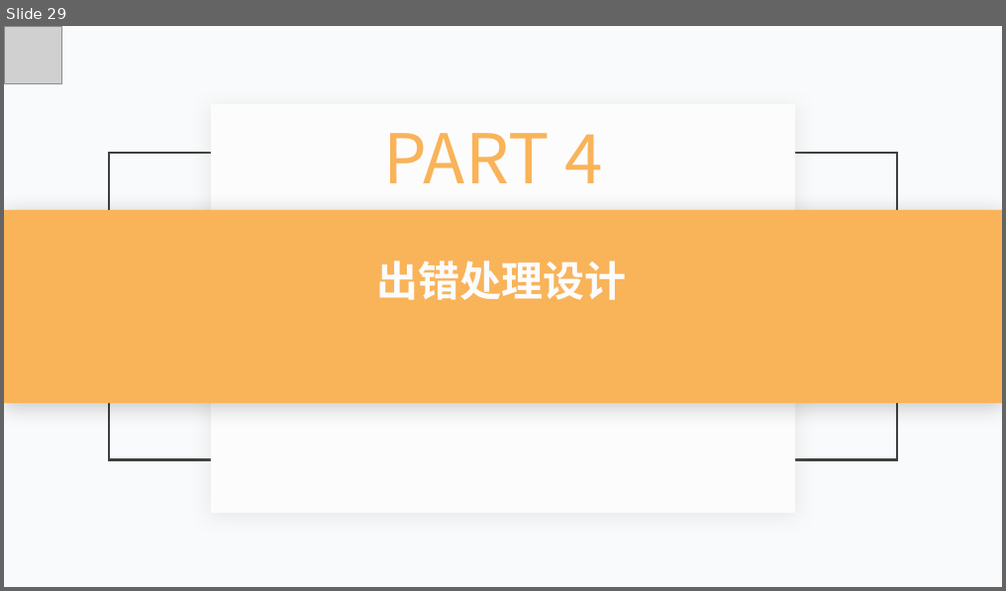
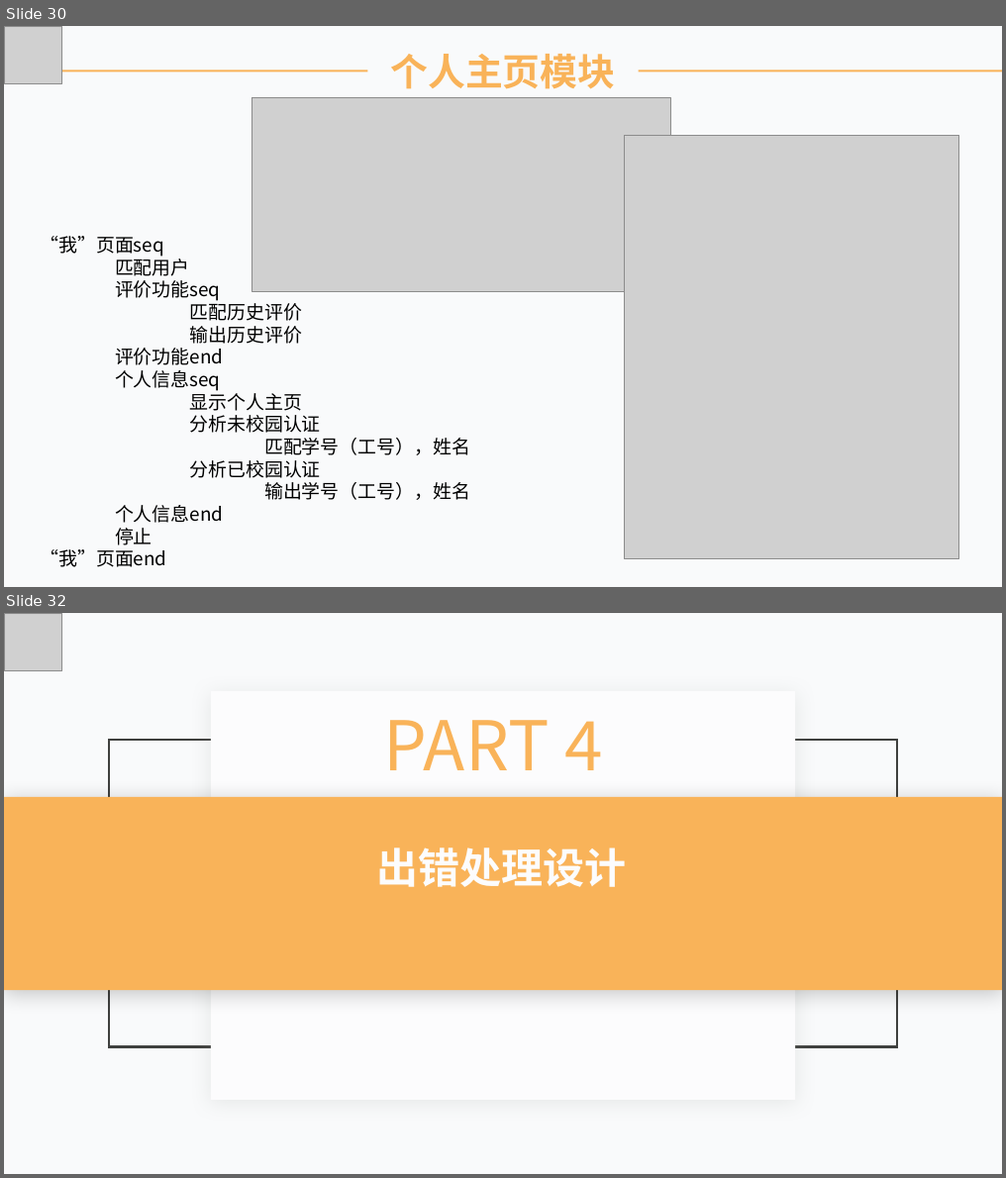
Before and after one commit to lorenzoyoung/ZUCC-Lazy-Bone, a slide deck: 评审PPT/SE2019春-G11-总体设计+详细设计/SE2019春-G11-软件总体+详细设计PPT.pptx. Shown one above the other, each under a label of ours: slide 29 before the commit, slides 30 and 32 after it; the slides between them are not shown. The pictures are 1006x591 and 1006x1178 pixels, drawn with LibreOffice and Linux fonts; fonts in the diff are those of the drawing; grey boxes stand for pictures. Boxes give left, top, right and bottom in pixels: in the first picture for what was removed or moved away, otherwise in the second. Text is boxed around its words. In the diff, an @@ line names an element or a change of style, - is before the commit and + after.

```diff
--- a/评审PPT/SE2019春-G11-总体设计+详细设计/SE2019春-G11-软件总体+详细设计PPT.pptx
+++ b/评审PPT/SE2019春-G11-总体设计+详细设计/SE2019春-G11-软件总体+详细设计PPT.pptx
@@ slide 30 added at box(4, 26, 1002, 587), background #F9FAFB @@
@@ picture added at box(4, 26, 61, 83) @@
@@ rectangle added at box(368, 45, 639, 98), fill #F9FAFB, 36 pt, text #F9B359, bold @@
+个人主页模块
@@ line added from (4, 71) to (1002, 71), #F9B359 2 pt @@
@@ picture added at box(252, 97, 671, 291) @@
@@ picture added at box(625, 135, 960, 560) @@
@@ text added at box(40, 236, 470, 568), 18 pt, text #000000 @@
+“我”页面seq
+匹配用户
+评价功能seq
+匹配历史评价
+输出历史评价
+评价功能end
+个人信息seq
+显示个人主页
+分析未校园认证
+匹配学号（工号），姓名
+分析已校园认证
+输出学号（工号），姓名
+个人信息end
+停止
+“我”页面end
@@ what was slide 29 is now slide 32 @@
```
Also in this commit, not shown: 2 slides changed, 4 other slides added, 19 other files.
